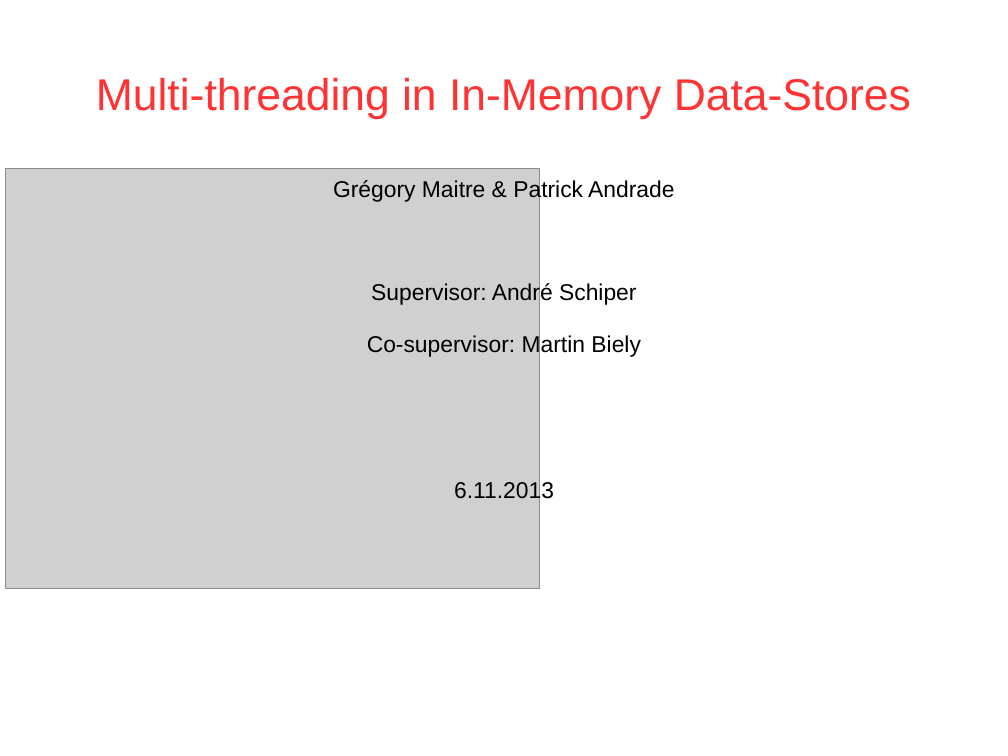
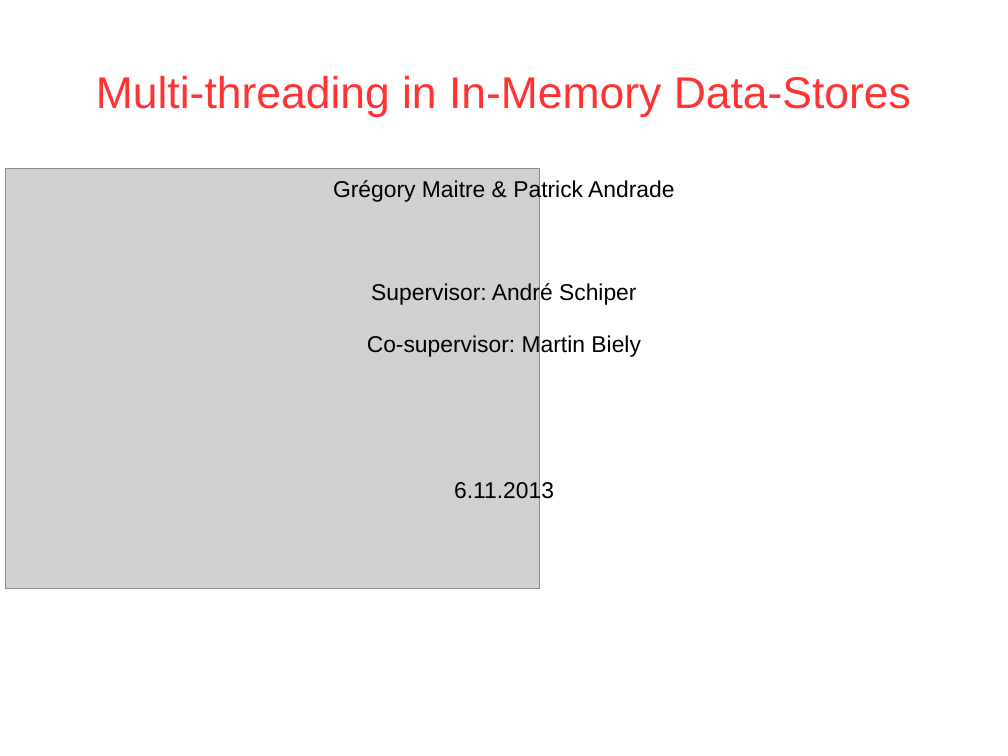
Before and after one commit to PatrickAndrade/top2developers, a slide deck: slide 1 of ProjectMidTermPresentation.ppt. Drawn at 1008x756 pixels with LibreOffice and Linux fonts; fonts in the diff are those of the drawing; grey boxes stand for pictures; background and template pictures are left out. Boxes give left, top, right and bottom in pixels: in the first picture for what was removed or moved away, otherwise in the second. Text is boxed around its words. In the diff, an @@ line names an element or a change of style, - is before the commit and + after.

```diff
--- a/ProjectMidTermPresentation.ppt
+++ b/ProjectMidTermPresentation.ppt
@@ text "Multi-threading in In-Memory Data-Stores" at (96,75,911,117): line spacing 0.93 to 0.83 @@
```
Also in this commit, not shown: 8 other slides changed, 1 slide added, 1 slide removed.
